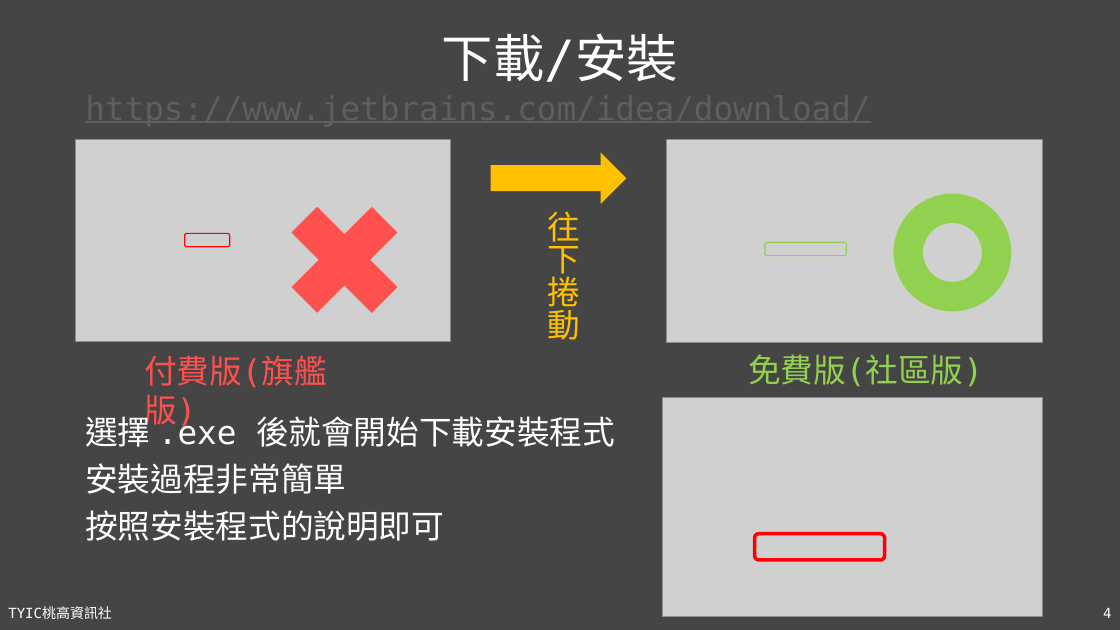
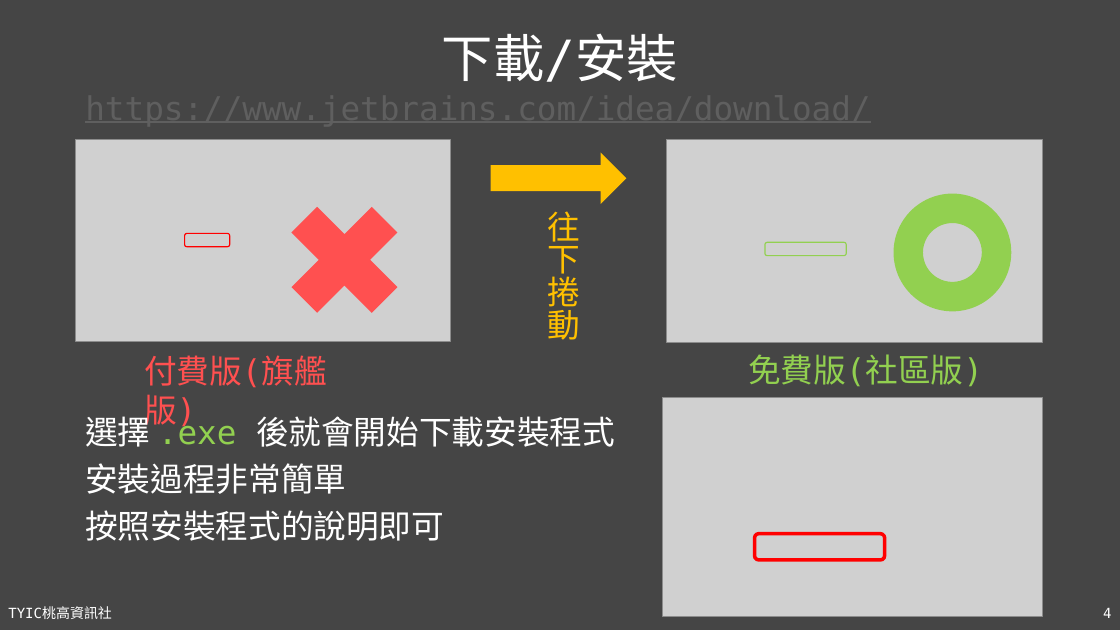
Before and after one commit to TYSHIC/slides, a slide deck: slide 4 of powerpoint/05_IntelliJ IDEA.pptx. Drawn at 1120x630 pixels with LibreOffice and Linux fonts; fonts in the diff are those of the drawing; grey boxes stand for pictures. Boxes give left, top, right and bottom in pixels: in the first picture for what was removed or moved away, otherwise in the second. Text is boxed around its words. In the diff, an @@ line names an element or a change of style, - is before the commit and + after.

```diff
--- a/powerpoint/05_IntelliJ IDEA.pptx
+++ b/powerpoint/05_IntelliJ IDEA.pptx
@@ text at [85, 410, 615, 447]: text colour #FFFFFF to #92D050 in ".exe" @@
```
Also in this commit, not shown: 15 other slides changed, 14 other files.
